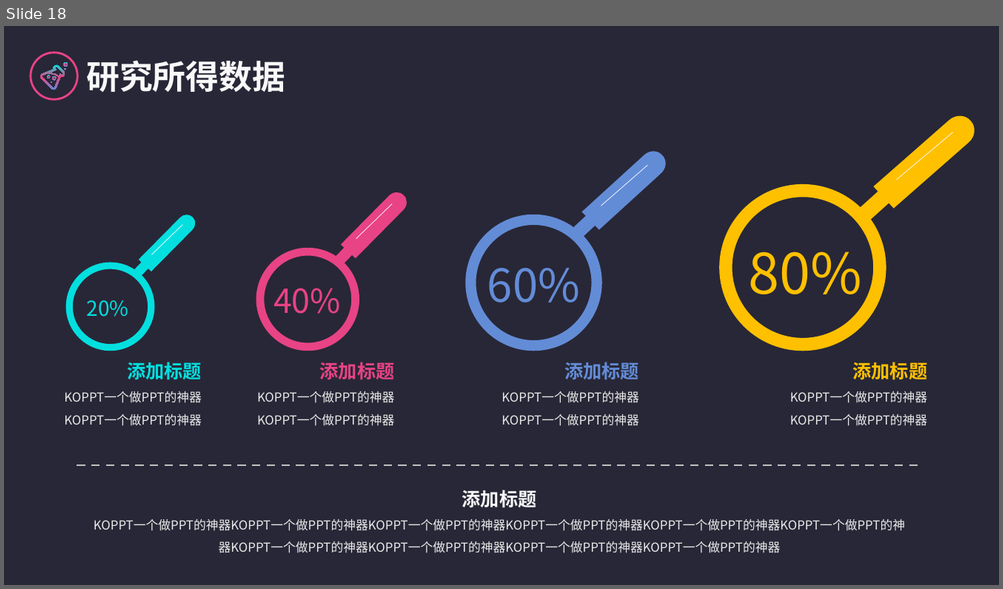
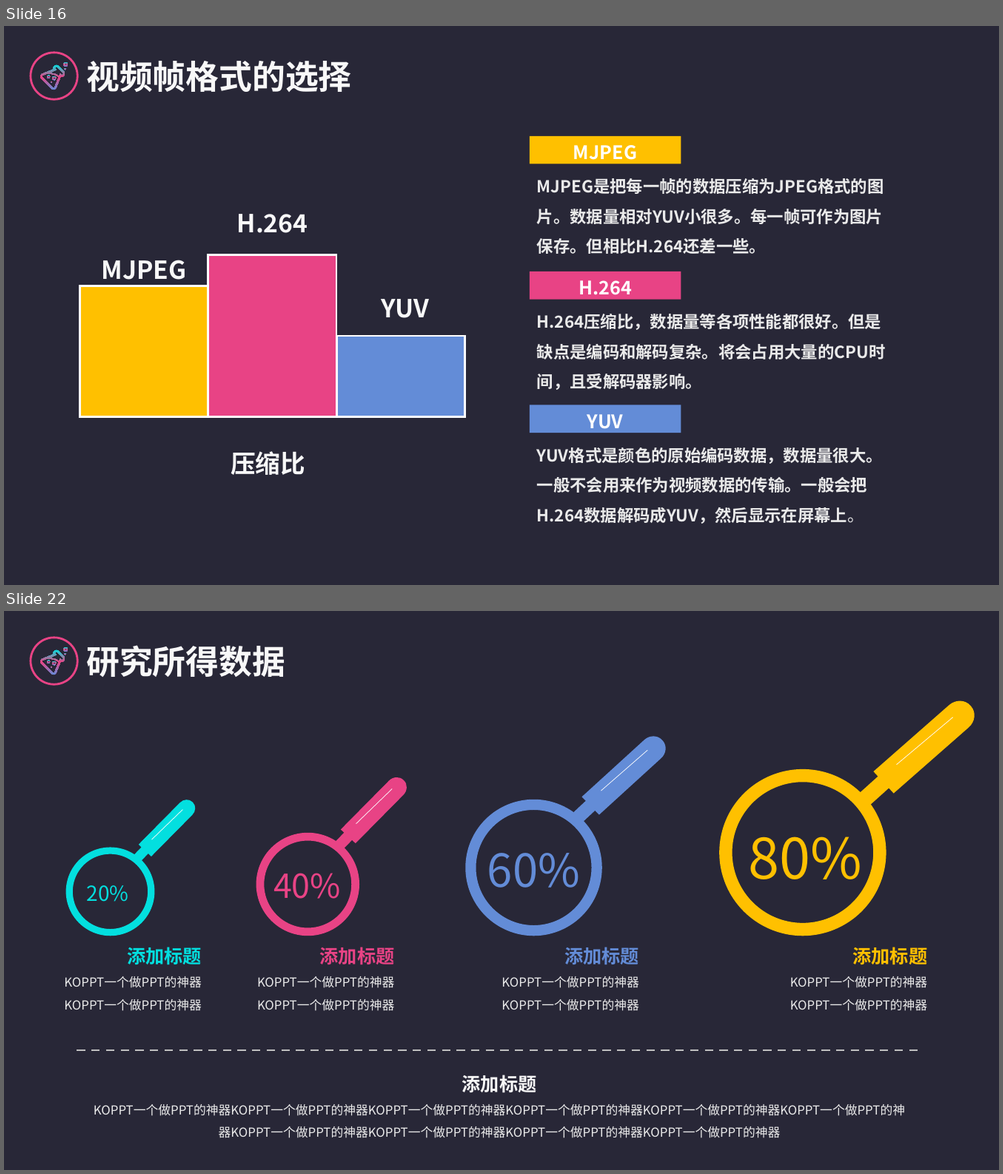
Before and after one commit to logic-basic/Graduation_Project, a slide deck: 答辩演示-党家翮.pptx. Shown one above the other, each under a label of ours: slide 18 before the commit, slides 16 and 22 after it; the slides between them are not shown. The pictures are 1003x589 and 1003x1174 pixels, drawn with LibreOffice and Linux fonts; fonts in the diff are those of the drawing. Boxes give left, top, right and bottom in pixels: in the first picture for what was removed or moved away, otherwise in the second. Text is boxed around its words. In the diff, an @@ line names an element or a change of style, - is before the commit and + after.

```diff
--- a/答辩演示-党家翮.pptx
+++ b/答辩演示-党家翮.pptx
@@ slide 16 added at [4,26,999,585], background #FFFFFF; not listed: 8 template elements that a slide beside it also shows @@
@@ text added at [86,61,352,92], 32 pt, text #F8F8F8, bold @@
+视频帧格式的选择
@@ rectangle added at [529,136,680,164], fill #FFC000, 18 pt, text #FFFFFF, bold @@
+MJPEG
@@ text added at [537,209,882,254], 16 pt, text #EAEAEA, bold @@
+MJPEG是把每一帧的数据压缩为JPEG格式的图片。数据量相对YUV小很多。每一帧可作为图片保存。但相比H.264还差一些。
@@ group added at [79,214,465,417]: 3 texts, 3 rectangles @@
+YUV
+H.264
+MJPEG
@@ rectangle added at [529,272,680,299], fill #E84385, 18 pt, text #FFFFFF, bold @@
+H.264
@@ text added at [537,314,885,390], 16 pt, text #EAEAEA, bold @@
+H.264压缩比，数据量等各项性能都很好。但是缺点是编码和解码复杂。将会占用大量的CPU时间，且受解码器影响。
@@ rectangle added at [529,405,680,432], fill #638CD7, 18 pt, text #FFFFFF, bold @@
+YUV
@@ text added at [230,452,305,475], 24 pt, text #F8F8F8, bold @@
+压缩比
@@ text added at [537,448,882,524], 16 pt, text #EAEAEA, bold @@
+YUV格式是颜色的原始编码数据，数据量很大。一般不会用来作为视频数据的传输。一般会把H.264数据解码成YUV，然后显示在屏幕上。
@@ what was slide 18 is now slide 22 @@
```
Also in this commit, not shown: 4 slides changed, 13 other slides added, 11 slides removed.
